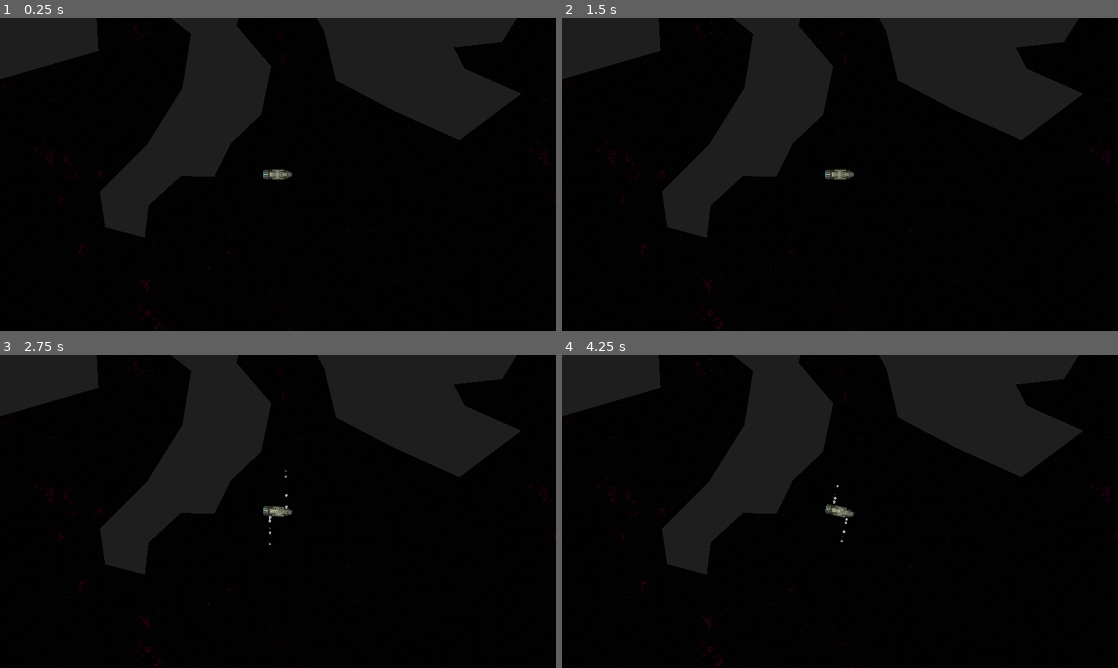
Above: before the commit, frames 1-4 (two rows, left to right).
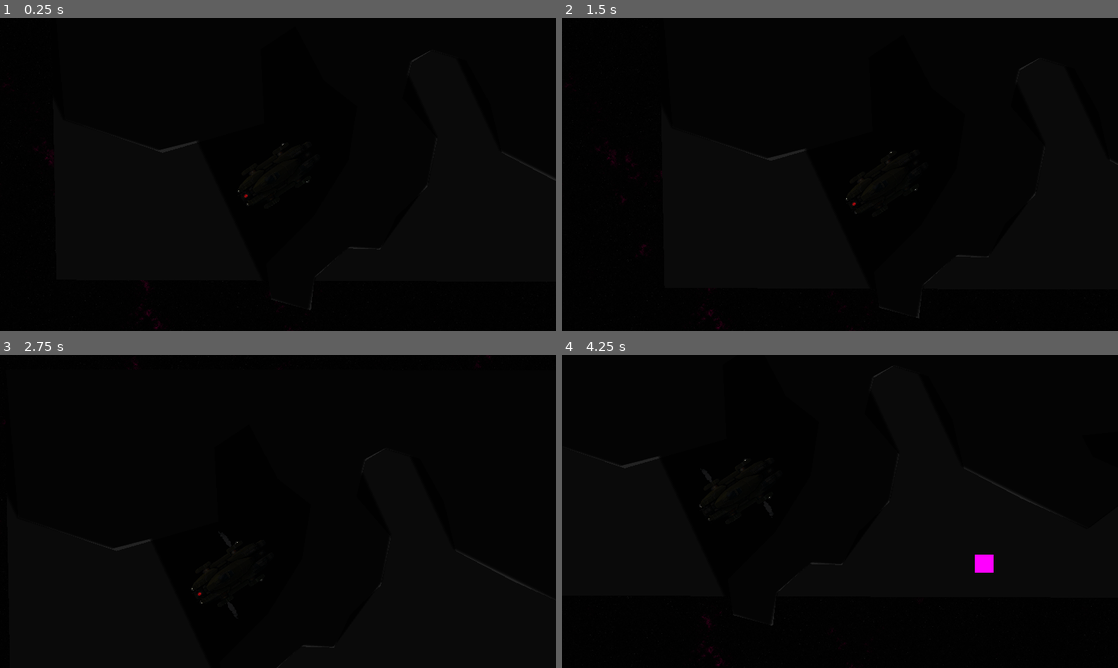
Above: after the commit, the same moments.

Repository: maxwelljens/fractalfrontiers
Game: Godot game, scene res://nodes/levels/ff_test.tscn
The game is run twice, just before and just after one commit, with the same random seed, the same clock (stepped at 60 frames per second) and the same inputs.
Inputs (mouse positions are in pixels of both pictures, inside the frame that each line leads up to):
- Up to frame 1 (0.25 s): no input
- Up to frame 2 (1.5 s): tap Enter at 0.5 s; drag from (917, 174) to (895, 105) at 0.52 s; tap Space at 1.25 s; drag from (728, 190) to (917, 174) at 1.27 s
- Up to frame 3 (2.75 s): move the mouse to (333, 442) at 2.02 s; hold D (right) from 2.03 s (still down); tap F at 2.1 s; click (333, 442) at 2.17 s
- Up to frame 4 (4.25 s): release D (right) at 2.75 s; drag from (812, 574) to (673, 464) at 2.77 s; move the mouse to (1006, 558) at 3.52 s; hold A (left) from 3.53 s (still down); tap Enter at 3.6 s; click (1006, 558) at 3.67 s

The runs differ from the first frame. In frame 1, 16% of the frame differs, in the area x 0-100%, y 0-94%; in frame 2, 17%; in frame 3, 20%, in the area x 0-100%, y 0-100%; in frame 4, 18%.

Commit message:
master

Diff:
--- a/art/particles/front_thruster.tres
+++ b/art/particles/front_thruster.tres
@@ -4,9 +4,10 @@
 lifetime_randomness = 0.1
 particle_flag_disable_z = true
 spread = 1.0
-initial_velocity_max = 113.63
+initial_velocity_min = 100.0
+initial_velocity_max = 110.0
 gravity = Vector3(0, 0, 0)
-scale_min = 0.15
-scale_max = 0.2
+scale_min = 0.3
+scale_max = 0.35
 anim_speed_min = 1.0
 anim_speed_max = 1.0
--- a/art/particles/left_thruster.tres
+++ b/art/particles/left_thruster.tres
@@ -5,9 +5,10 @@
 particle_flag_disable_z = true
 direction = Vector3(0, -1, 0)
 spread = 1.0
-initial_velocity_max = 113.63
+initial_velocity_min = 100.0
+initial_velocity_max = 110.0
 gravity = Vector3(0, 0, 0)
-scale_min = 0.15
-scale_max = 0.2
+scale_min = 0.3
+scale_max = 0.35
 anim_speed_min = 1.0
 anim_speed_max = 1.0
--- a/art/particles/rear_thruster.tres
+++ b/art/particles/rear_thruster.tres
@@ -3,9 +3,12 @@
 [resource]
 lifetime_randomness = 0.1
 particle_flag_disable_z = true
+emission_shape = 3
+emission_box_extents = Vector3(1, 13, 1)
 direction = Vector3(-1, 0, 0)
 spread = 4.0
-initial_velocity_max = 113.63
+initial_velocity_min = 100.0
+initial_velocity_max = 125.0
 gravity = Vector3(0, 0, 0)
 scale_min = 0.4
 scale_max = 0.5
--- a/art/particles/right_thruster.tres
+++ b/art/particles/right_thruster.tres
@@ -5,9 +5,10 @@
 particle_flag_disable_z = true
 direction = Vector3(0, 1, 0)
 spread = 1.0
-initial_velocity_max = 113.63
+initial_velocity_min = 100.0
+initial_velocity_max = 110.0
 gravity = Vector3(0, 0, 0)
-scale_min = 0.15
-scale_max = 0.2
+scale_min = 0.3
+scale_max = 0.35
 anim_speed_min = 1.0
 anim_speed_max = 1.0
--- /dev/null
+++ b/nodes/camera.gd
@@ -0,0 +1,9 @@
+extends Camera2D
+
+@onready var player: Player = get_parent()
+
+func _process(_delta: float) -> void:
+  position = get_local_mouse_position()
+  var one := Vector2.ONE * 300.0
+  var clamped := position.clamp(-one, one)
+  position = clamped
--- a/nodes/control_input.gd
+++ b/nodes/control_input.gd
@@ -10,19 +10,26 @@
 signal rotate_left_started
 signal rotate_left_ended
 
-const NORM_FACTOR := 10000
+const NORM_FACTOR := 100_000
 
 @export_category("Resources")
 @export var player: Player
 
 @export_category("Settings")
-@export_range(0.1, 2.0, 0.02) var thrust_strength: float = 0.5
-@export_range(0.01, 0.25, 0.01) var drag: float = 0.08
-@export_range(20, 100, 2) var rotation_strength: float = 50
-@export_range(0.01, 0.2, 0.01) var rotation_drag: float = 0.12
+@export var thrust_strength: float = 0.5
+@export var drag: float = 0.08
+@export var rotation_strength: float = 50
+@export var rotation_drag: float = 0.12
 
 var inertia := Vector2(0.0, 0.0)
 var rotation_inertia := 0.0
+
+func _ready() -> void:
+  player.collided.connect(_on_player_collided)
+
+func _on_player_collided() -> void:
+  inertia = Vector2.ZERO
+  rotation_inertia = 0.0
 
 func _process(delta: float) -> void:
 
@@ -63,7 +70,6 @@
   rotation_inertia = move_toward(rotation_inertia, 0.0, (rotation_drag / NORM_FACTOR))
   player.velocity = inertia
   player.rotation += move_toward(rotation_inertia, 0.0, (rotation_drag / NORM_FACTOR))
-  print(inertia)
 
 func _thrust_forward() -> void:
   inertia += Vector2.RIGHT.rotated(player.rotation) * thrust_strength
--- a/nodes/entities/asteroid.tscn
+++ b/nodes/entities/asteroid.tscn
@@ -1,6 +1,5 @@
-[gd_scene load_steps=5 format=3 uid="uid://bap2gxbilpq0k"]
+[gd_scene load_steps=4 format=3 uid="uid://bap2gxbilpq0k"]
 
-[ext_resource type="Texture2D" uid="uid://b4u5riw8kcnyr" path="res://art/asteroid/asteroid1.png" id="1_rjulx"]
 [ext_resource type="Script" path="res://nodes/mineable.gd" id="2_n5307"]
 [ext_resource type="PackedScene" uid="uid://cy1vevbr2wdfw" path="res://nodes/selectable.tscn" id="3_41l7m"]
 
@@ -10,7 +9,6 @@
 [node name="Asteroid" type="Area2D"]
 
 [node name="Sprite2D" type="Sprite2D" parent="."]
-texture = ExtResource("1_rjulx")
 
 [node name="CollisionShape2D" type="CollisionShape2D" parent="."]
 position = Vector2(-1.5, -0.5)
--- a/nodes/entities/player.gd
+++ b/nodes/entities/player.gd
@@ -1,4 +1,6 @@
 class_name Player extends CharacterBody2D
+
+signal collided
 
 @export var camera: Camera2D
 @export var rig: Rig
@@ -9,5 +11,7 @@
 func _ready():
   camera.make_current()
 
-func _physics_process(_delta):
-  move_and_slide()
+func _physics_process(delta):
+  var collision = move_and_collide(velocity * delta)
+  if collision != null:
+    emit_signal("collided")
--- a/nodes/entities/player.tscn
+++ b/nodes/entities/player.tscn
@@ -1,24 +1,19 @@
-[gd_scene load_steps=15 format=3 uid="uid://mfqv438mljqk"]
+[gd_scene load_steps=16 format=3 uid="uid://mfqv438mljqk"]
 
 [ext_resource type="Script" path="res://nodes/entities/player.gd" id="1_36kp7"]
 [ext_resource type="Material" uid="uid://b7n4qkux5vhur" path="res://art/particles/rear_thruster.tres" id="2_0vb0s"]
 [ext_resource type="Texture2D" uid="uid://bqlytuu7wce12" path="res://art/smoke.png" id="2_8u5a1"]
 [ext_resource type="Script" path="res://nodes/entities/player_gfx.gd" id="2_13ux2"]
-[ext_resource type="Texture2D" uid="uid://s4to67ffk84f" path="res://art/ships.png" id="2_xem4q"]
 [ext_resource type="Script" path="res://nodes/rig.gd" id="3_4bv3y"]
 [ext_resource type="Script" path="res://nodes/control_input.gd" id="3_yyr7e"]
 [ext_resource type="Material" uid="uid://brt0y8nov3m3p" path="res://art/particles/front_thruster.tres" id="4_04b32"]
 [ext_resource type="Script" path="res://nodes/selector.gd" id="5_2irkj"]
 [ext_resource type="Material" uid="uid://cj5njdm4nnfgt" path="res://art/particles/left_thruster.tres" id="5_i7xd3"]
 [ext_resource type="Material" uid="uid://bec50nfrdryjn" path="res://art/particles/right_thruster.tres" id="6_egin3"]
-
-[sub_resource type="CapsuleShape2D" id="CapsuleShape2D_2y04v"]
-radius = 8.0
-height = 60.0
-
-[sub_resource type="AtlasTexture" id="AtlasTexture_4ay1r"]
-atlas = ExtResource("2_xem4q")
-region = Rect2(160, 64, 22, 60)
+[ext_resource type="Texture2D" uid="uid://hbpsbp4tm3uq" path="res://art/point_light.png" id="8_aydwh"]
+[ext_resource type="Texture2D" uid="uid://bqi02gbwkcw1e" path="res://art/ship.png" id="8_ot2ku"]
+[ext_resource type="Texture2D" uid="uid://dqj8o4x7if1hy" path="res://art/position_light.png" id="9_njeqt"]
+[ext_resource type="Script" path="res://nodes/camera.gd" id="11_sj1bj"]
 
 [sub_resource type="CanvasItemMaterial" id="CanvasItemMaterial_aaeek"]
 particles_animation = true
@@ -27,78 +22,119 @@
 particles_anim_loop = false
 
 [node name="Player" type="CharacterBody2D" node_paths=PackedStringArray("camera", "rig", "control", "selector")]
+texture_filter = 4
 script = ExtResource("1_36kp7")
 camera = NodePath("Camera2D")
 rig = NodePath("Rig")
 control = NodePath("InputControl")
 selector = NodePath("Selector")
 
-[node name="CollisionShape2D" type="CollisionShape2D" parent="."]
+[node name="PlayerGFX" type="Node2D" parent="." node_paths=PackedStringArray("input_control")]
+script = ExtResource("2_13ux2")
+input_control = NodePath("../InputControl")
+
+[node name="Emitters" type="Node2D" parent="PlayerGFX"]
+
+[node name="RearThruster" type="GPUParticles2D" parent="PlayerGFX/Emitters"]
+material = SubResource("CanvasItemMaterial_aaeek")
+position = Vector2(-178, 0)
+emitting = false
+amount = 14
+process_material = ExtResource("2_0vb0s")
+texture = ExtResource("2_8u5a1")
+
+[node name="FrontThrusterR" type="GPUParticles2D" parent="PlayerGFX/Emitters"]
+material = SubResource("CanvasItemMaterial_aaeek")
+position = Vector2(186, 31)
+emitting = false
+process_material = ExtResource("4_04b32")
+texture = ExtResource("2_8u5a1")
+
+[node name="FrontThrusterL" type="GPUParticles2D" parent="PlayerGFX/Emitters"]
+material = SubResource("CanvasItemMaterial_aaeek")
+position = Vector2(185, -30)
+emitting = false
+process_material = ExtResource("4_04b32")
+texture = ExtResource("2_8u5a1")
+
+[node name="LeftThrusterF" type="GPUParticles2D" parent="PlayerGFX/Emitters"]
+material = SubResource("CanvasItemMaterial_aaeek")
+position = Vector2(57, -90)
+emitting = false
+process_material = ExtResource("5_i7xd3")
+texture = ExtResource("2_8u5a1")
+
+[node name="LeftThrusterR" type="GPUParticles2D" parent="PlayerGFX/Emitters"]
+material = SubResource("CanvasItemMaterial_aaeek")
+position = Vector2(-81, -90)
+emitting = false
+process_material = ExtResource("5_i7xd3")
+texture = ExtResource("2_8u5a1")
+
+[node name="RightThrusterF" type="GPUParticles2D" parent="PlayerGFX/Emitters"]
+material = SubResource("CanvasItemMaterial_aaeek")
+position = Vector2(58, 91)
+emitting = false
+process_material = ExtResource("6_egin3")
+texture = ExtResource("2_8u5a1")
+
+[node name="RightThrusterR" type="GPUParticles2D" parent="PlayerGFX/Emitters"]
+material = SubResource("CanvasItemMaterial_aaeek")
+position = Vector2(-81, 91)
+emitting = false
+process_material = ExtResource("6_egin3")
+texture = ExtResource("2_8u5a1")
+
+[node name="Lights" type="Node2D" parent="PlayerGFX"]
+
+[node name="EngineLight" type="PointLight2D" parent="PlayerGFX/Lights"]
+position = Vector2(-160, 0)
+scale = Vector2(0.150413, 0.150413)
+color = Color(0.876985, 0, 0.0351807, 1)
+texture = ExtResource("8_aydwh")
+
+[node name="PosLightRearL" type="PointLight2D" parent="PlayerGFX/Lights"]
+position = Vector2(-177, -33)
+rotation = 3.14159
+scale = Vector2(0.150413, 0.150413)
+energy = 3.0
+texture = ExtResource("9_njeqt")
+
+[node name="PosLightRearR" type="PointLight2D" parent="PlayerGFX/Lights"]
+position = Vector2(-177, 33)
+rotation = 3.14159
+scale = Vector2(0.150413, 0.150413)
+energy = 3.0
+texture = ExtResource("9_njeqt")
+
+[node name="PosLightRight" type="PointLight2D" parent="PlayerGFX/Lights"]
+position = Vector2(86, 96)
+rotation = 1.57079
+scale = Vector2(0.150413, 0.150413)
+energy = 3.0
+texture = ExtResource("9_njeqt")
+
+[node name="PosLightLeft" type="PointLight2D" parent="PlayerGFX/Lights"]
+position = Vector2(86, -96)
+rotation = 4.71238
+scale = Vector2(0.150413, 0.150413)
+energy = 3.0
+texture = ExtResource("9_njeqt")
+
+[node name="CollisionPolygon2D" type="CollisionPolygon2D" parent="."]
 rotation = -1.57079
-shape = SubResource("CapsuleShape2D_2y04v")
+polygon = PackedVector2Array(90.9992, -123.001, 90.9997, -51.0006, 76.9997, -48.0005, 77.0002, 29.9995, 90.0002, 34.9994, 90.0007, 104.999, 62.0007, 111, 41.0012, 186, 21.0012, 186, 12.001, 163, -12.999, 163, -21.9988, 186, -40.9988, 186, -60.9993, 111, -90.9993, 104.001, -90.9998, 37.0006, -75.9998, 29.0005, -76.0003, -47.9995, -91.0003, -51.9994, -91.0008, -121.999, -57.0008, -126, -41.0011, -175, 40.9989, -175, 57.9992, -127)
 
 [node name="Sprite2D" type="Sprite2D" parent="."]
-texture_filter = 3
 rotation = 1.5708
-texture = SubResource("AtlasTexture_4ay1r")
+scale = Vector2(0.5, 0.5)
+texture = ExtResource("8_ot2ku")
 
 [node name="Camera2D" type="Camera2D" parent="."]
 process_callback = 0
 position_smoothing_enabled = true
 position_smoothing_speed = 10.0
-
-[node name="PlayerGFX" type="Node2D" parent="." node_paths=PackedStringArray("input_control")]
-script = ExtResource("2_13ux2")
-input_control = NodePath("../InputControl")
-
-[node name="RearThruster" type="GPUParticles2D" parent="PlayerGFX"]
-material = SubResource("CanvasItemMaterial_aaeek")
-position = Vector2(-30, 0)
-emitting = false
-process_material = ExtResource("2_0vb0s")
-texture = ExtResource("2_8u5a1")
-
-[node name="FrontThrusterR" type="GPUParticles2D" parent="PlayerGFX"]
-material = SubResource("CanvasItemMaterial_aaeek")
-position = Vector2(22, 6)
-emitting = false
-process_material = ExtResource("4_04b32")
-texture = ExtResource("2_8u5a1")
-
-[node name="FrontThrusterL" type="GPUParticles2D" parent="PlayerGFX"]
-material = SubResource("CanvasItemMaterial_aaeek")
-position = Vector2(22, -6)
-emitting = false
-process_material = ExtResource("4_04b32")
-texture = ExtResource("2_8u5a1")
-
-[node name="LeftThrusterF" type="GPUParticles2D" parent="PlayerGFX"]
-material = SubResource("CanvasItemMaterial_aaeek")
-position = Vector2(17, -8)
-emitting = false
-process_material = ExtResource("5_i7xd3")
-texture = ExtResource("2_8u5a1")
-
-[node name="LeftThrusterR" type="GPUParticles2D" parent="PlayerGFX"]
-material = SubResource("CanvasItemMaterial_aaeek")
-position = Vector2(-16, -10)
-emitting = false
-process_material = ExtResource("5_i7xd3")
-texture = ExtResource("2_8u5a1")
-
-[node name="RightThrusterF" type="GPUParticles2D" parent="PlayerGFX"]
-material = SubResource("CanvasItemMaterial_aaeek")
-position = Vector2(17, 8)
-emitting = false
-process_material = ExtResource("6_egin3")
-texture = ExtResource("2_8u5a1")
-
-[node name="RightThrusterR" type="GPUParticles2D" parent="PlayerGFX"]
-material = SubResource("CanvasItemMaterial_aaeek")
-position = Vector2(-16, 10)
-emitting = false
-process_material = ExtResource("6_egin3")
-texture = ExtResource("2_8u5a1")
+script = ExtResource("11_sj1bj")
 
 [node name="Rig" type="Node" parent="." node_paths=PackedStringArray("player")]
 script = ExtResource("3_4bv3y")
@@ -107,8 +143,9 @@
 [node name="InputControl" type="Node" parent="." node_paths=PackedStringArray("player")]
 script = ExtResource("3_yyr7e")
 player = NodePath("..")
-thrust_strength = 0.3
-drag = 0.06
+thrust_strength = 0.05
+drag = 0.01
+rotation_drag = 0.2
 
 [node name="Selector" type="Node2D" parent="."]
 script = ExtResource("5_2irkj")
--- a/nodes/entities/player_gfx.gd
+++ b/nodes/entities/player_gfx.gd
@@ -2,13 +2,14 @@
 
 @export var input_control: InputControl
 
-@onready var rear_thruster: GPUParticles2D = $RearThruster
-@onready var front_thruster_r: GPUParticles2D = $FrontThrusterR
-@onready var front_thruster_l: GPUParticles2D = $FrontThrusterL
-@onready var left_thruster_f: GPUParticles2D = $LeftThrusterF
-@onready var left_thruster_r: GPUParticles2D = $LeftThrusterR
-@onready var right_thruster_f: GPUParticles2D = $RightThrusterF
-@onready var right_thruster_r: GPUParticles2D = $RightThrusterR
+@onready var rear_thruster: GPUParticles2D = $Emitters/RearThruster
+@onready var front_thruster_r: GPUParticles2D = $Emitters/FrontThrusterR
+@onready var front_thruster_l: GPUParticles2D = $Emitters/FrontThrusterL
+@onready var left_thruster_f: GPUParticles2D = $Emitters/LeftThrusterF
+@onready var left_thruster_r: GPUParticles2D = $Emitters/LeftThrusterR
+@onready var right_thruster_f: GPUParticles2D = $Emitters/RightThrusterF
+@onready var right_thruster_r: GPUParticles2D = $Emitters/RightThrusterR
+@onready var warning_light: PointLight2D = $Lights/EngineLight
 
 func _ready() -> void:
   input_control.thrust_forward_started.connect(_on_input_control_thrust_forward_started)
@@ -19,6 +20,16 @@
   input_control.rotate_right_ended.connect(_on_input_control_rotate_right_ended)
   input_control.rotate_left_started.connect(_on_input_control_rotate_left_started)
   input_control.rotate_left_ended.connect(_on_input_control_rotate_left_ended)
+  _blink_engine_light()
+
+func _blink_engine_light() -> void:
+  const INTENSITY := 3.0
+  while true:
+    warning_light.energy = INTENSITY
+    await get_tree().create_timer(2.0).timeout
+    warning_light.energy = 0.0
+    await get_tree().create_timer(0.1).timeout
+    warning_light.energy = INTENSITY
 
 func _on_input_control_thrust_backward_started() -> void:
   front_thruster_l.emitting = true
--- a/nodes/levels/ff_test.tscn
+++ b/nodes/levels/ff_test.tscn
@@ -1,7 +1,11 @@
-[gd_scene load_steps=15 format=3 uid="uid://cop56vjof0q5y"]
+[gd_scene load_steps=16 format=3 uid="uid://cop56vjof0q5y"]
 
 [ext_resource type="PackedScene" uid="uid://bap2gxbilpq0k" path="res://nodes/entities/asteroid.tscn" id="5_r1ia8"]
 [ext_resource type="PackedScene" uid="uid://mfqv438mljqk" path="res://nodes/entities/player.tscn" id="6_w342s"]
+
+[sub_resource type="OccluderPolygon2D" id="OccluderPolygon2D_u30q6"]
+closed = false
+polygon = PackedVector2Array(-358, 106, -281, 130, -267, 60, -196, -1, -133, 3, -34, -132, -16, -229, -88, -307, -69, -385, -26, -408, 51, -384, 116, -201, 377, -70, 507, -168, 516, -569, -808, -571, -787, -264, -589, -201, -372, -256, -380, -415, -309, -458, -243, -340, -183, -292, -192, -183, -270, -57, -368, 34)
 
 [sub_resource type="Gradient" id="Gradient_lcjlj"]
 colors = PackedColorArray(0.0142752, 0.0142752, 0.0142752, 1, 0, 0, 0, 1)
@@ -73,10 +77,39 @@
 
 [node name="FFTest" type="Node2D"]
 
+[node name="Darkness" type="CanvasModulate" parent="."]
+color = Color(0.124512, 0.124512, 0.124512, 1)
+
 [node name="Asteroid" parent="." instance=ExtResource("5_r1ia8")]
 position = Vector2(162, 2)
 
+[node name="Polygon2D" type="Polygon2D" parent="."]
+color = Color(0.0354509, 0.0354509, 0.0354509, 1)
+polygon = PackedVector2Array(-803, 68, 492, 73, 494, -508, -814, -501)
+
 [node name="Player" parent="." instance=ExtResource("6_w342s")]
+position = Vector2(-344, -150)
+rotation = -0.590869
+scale = Vector2(0.5, 0.5)
+
+[node name="StaticBody2D" type="StaticBody2D" parent="."]
+
+[node name="CollisionShape2D" type="CollisionPolygon2D" parent="StaticBody2D"]
+polygon = PackedVector2Array(-130, 4, -98, -66, -33, -125, -16, -224, -84, -304, -67, -384, -28, -408, 50, -385, 99, -293, 116, -198, 377, -75, 507, -169, 389, -218, 364, -266, 461, -273, 514, -452, 505, -566, -808, -568, -788, -272, -573, -200, -383, -254, -379, -405, -305, -460, -248, -343, -183, -296, -196, -186, -277, -55, -369, 42, -361, 100, -280, 128, -267, 59, -189, -8)
+
+[node name="Polygon2D" type="Polygon2D" parent="StaticBody2D"]
+color = Color(0.120434, 0.120434, 0.120434, 1)
+polygon = PackedVector2Array(-98, -64, -35, -124, -14, -224, -86, -308, -67, -382, -26, -407, 46, -386, 96, -296, 120, -195, 240, -132, 376, -71, 504, -167, 387, -219, 364, -263, 464, -274, 509, -346, 515, -569, -812, -571, -786, -264, -583, -195, -372, -256, -380, -409, -308, -457, -249, -345, -180, -291, -198, -179, -270, -64, -369, 35, -358, 109, -276, 131, -268, 64, -201, 3, -132, 5)
+
+[node name="LightOccluder2D" type="LightOccluder2D" parent="StaticBody2D"]
+occluder = SubResource("OccluderPolygon2D_u30q6")
+
+[node name="DirectionalLight2D" type="DirectionalLight2D" parent="."]
+position = Vector2(556, 43)
+rotation = 2.70582
+shadow_enabled = true
+shadow_filter = 1
+shadow_filter_smooth = 2.0
 
 [node name="BG" type="CanvasLayer" parent="."]
 layer = -100
@@ -119,12 +152,3 @@
 offset_bottom = 1182.0
 texture = SubResource("NoiseTexture2D_rlbu5")
 stretch_mode = 1
-
-[node name="StaticBody2D" type="StaticBody2D" parent="."]
-
-[node name="CollisionShape2D" type="CollisionPolygon2D" parent="StaticBody2D"]
-polygon = PackedVector2Array(-130, 4, -98, -66, -33, -125, -16, -224, -84, -304, -67, -384, -28, -408, 50, -385, 99, -293, 116, -198, 377, -75, 507, -169, 389, -218, 364, -266, 461, -273, 514, -452, 505, -566, -808, -568, -788, -272, -573, -200, -383, -254, -379, -405, -305, -460, -248, -343, -183, -296, -196, -186, -277, -55, -369, 42, -361, 100, -280, 128, -267, 59, -189, -8)
-
-[node name="Polygon2D" type="Polygon2D" parent="StaticBody2D"]
-color = Color(0.120434, 0.120434, 0.120434, 1)
-polygon = PackedVector2Array(-98, -64, -35, -124, -14, -224, -86, -308, -67, -382, -26, -407, 46, -386, 96, -296, 120, -195, 240, -132, 376, -71, 504, -167, 387, -219, 364, -263, 464, -274, 509, -346, 515, -569, -812, -571, -786, -264, -583, -195, -372, -256, -380, -409, -308, -457, -249, -345, -180, -291, -198, -179, -270, -64, -369, 35, -358, 109, -276, 131, -268, 64, -201, 3, -132, 5)
Binary file added: art/point_light.png
Not shown, added: art/point_light.png.import
Binary file added: art/position_light.png
Not shown, added: art/position_light.png.import
Binary file added: art/ship.png
Not shown, added: art/ship.png.import
Binary file added: art/spotlight.png
Not shown, added: art/spotlight.png.import
